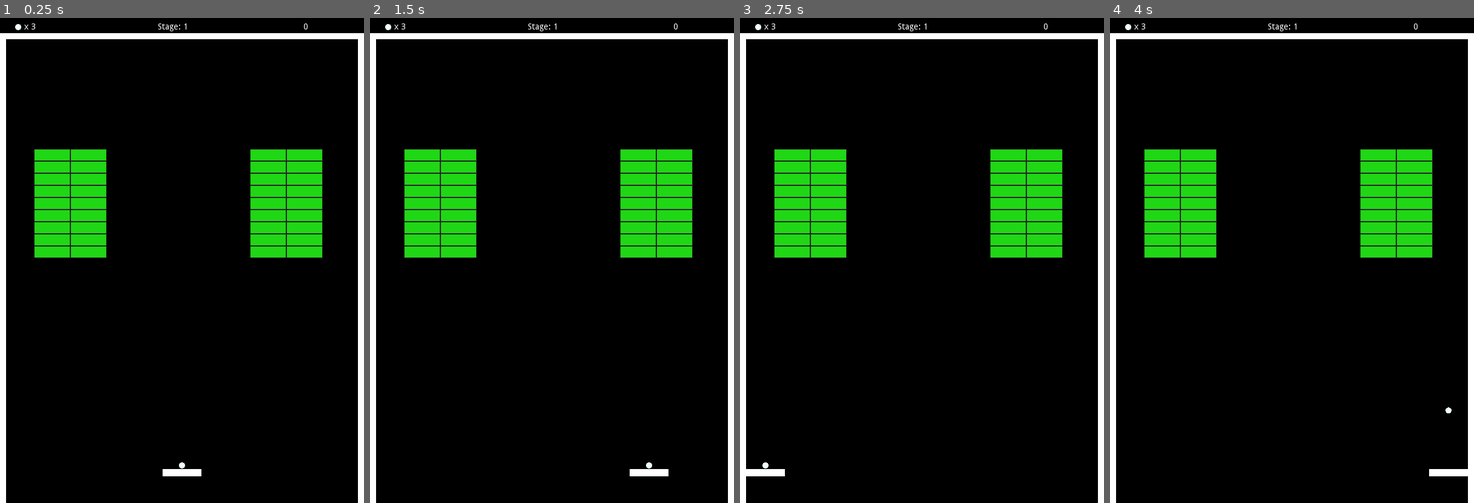
Above: before the commit, frames 1-4 (left to right).
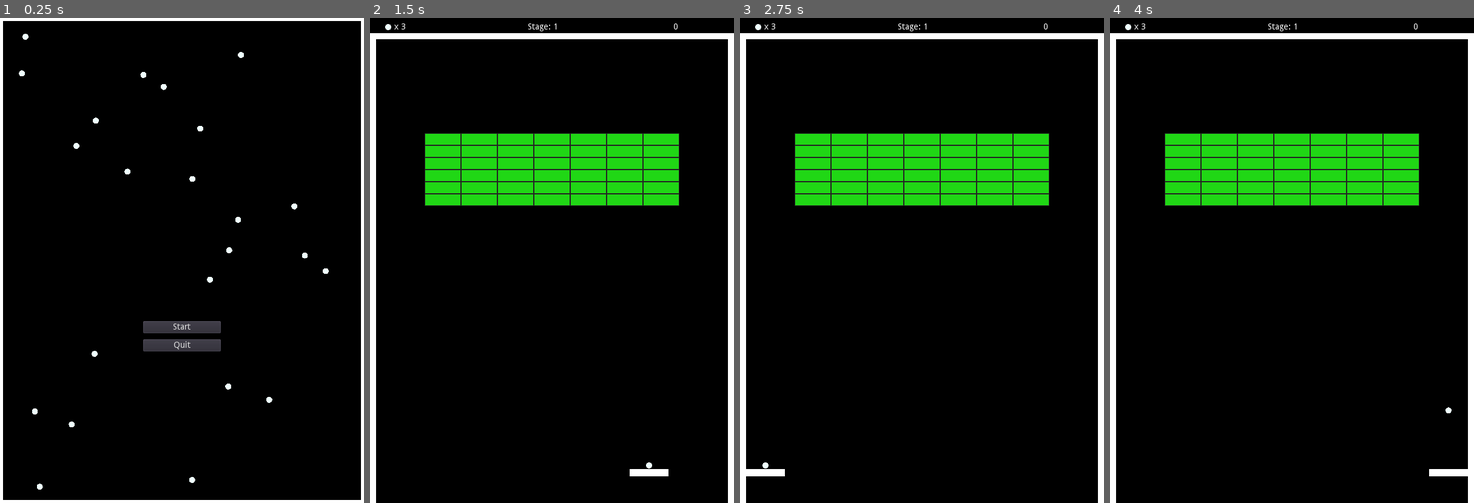
Above: after the commit, the same moments.

Repository: baihakikuncara/arkanoid
Game: Godot game, scene res://Scenes/Home.tscn
The game is run twice, just before and just after one commit, with the same random seed, the same clock (stepped at 60 frames per second) and the same inputs. Before the commit the project starts from res://Scenes/TestArea.tscn.
Inputs (mouse positions are in pixels of both pictures, inside the frame that each line leads up to):
- Up to frame 1 (0.25 s): no input
- Up to frame 2 (1.5 s): click (552, 328) at 0.5 s, where only the run after the commit has a clickable "Start"; tap Enter at 1.25 s; hold Right (ui_right) from 1.28 s (still down)
- Up to frame 3 (2.75 s): tap Space at 2 s; release Right (ui_right) at 2.03 s; hold Left (ui_left) from 2.03 s (still down)
- Up to frame 4 (4 s): release Left (ui_left) at 2.78 s; hold Right (ui_right) 2.78-3.53 s; hold Up (ui_up) from 3.53 s (still down)

The runs differ from the first frame. In frame 1, 15% of the frame differs, in the area x 0-100%, y 0-100%; in frame 2, 13%; in frame 3, 13%; in frame 4, 13%.

Commit message:
-add navigation from home screen

Diff:
--- a/Scenes/Home.gd
+++ b/Scenes/Home.gd
@@ -4,10 +4,18 @@
 
 func _ready():
 	var rng = RandomNumberGenerator.new()
-	for i in 64:
+	for i in 24:
 		var ball = Ball.instance()
 		ball.position.x = rng.randi_range(30,570)
 		ball.position.y = rng.randi_range(30,770)
 		ball.direction.x = rng.randf_range(-1, 1)
 		ball.direction.y = rng.randf_range(-1, 1)
 		add_child(ball)
+
+
+func _on_Quit_pressed():
+	get_tree().quit()
+
+
+func _on_Start_pressed():
+	get_tree().change_scene("res://Scenes/Stage.tscn")
--- a/Scenes/Home.tscn
+++ b/Scenes/Home.tscn
@@ -116,13 +116,22 @@
 [node name="DummyWall7" parent="Wall/Bottom" instance=ExtResource( 1 )]
 position = Vector2( 600, 0 )
 
-[node name="Control" type="Control" parent="."]
-margin_right = 40.0
-margin_bottom = 40.0
+[node name="Control" type="Node2D" parent="."]
+z_index = 1
 
-[node name="Button" type="Button" parent="Control"]
+[node name="Start" type="Button" parent="Control"]
 margin_left = 236.0
 margin_top = 500.0
 margin_right = 364.0
 margin_bottom = 520.0
 text = "Start"
+
+[node name="Quit" type="Button" parent="Control"]
+margin_left = 236.0
+margin_top = 530.0
+margin_right = 364.0
+margin_bottom = 520.0
+text = "Quit"
+
+[connection signal="pressed" from="Control/Start" to="." method="_on_Start_pressed"]
+[connection signal="pressed" from="Control/Quit" to="." method="_on_Quit_pressed"]
--- /dev/null
+++ b/Scenes/Stage.tscn
@@ -0,0 +1,10 @@
+[gd_scene load_steps=3 format=2]
+
+[ext_resource path="res://Scenes/Player.tscn" type="PackedScene" id=1]
+[ext_resource path="res://Scenes/Stages/Stage001.tscn" type="PackedScene" id=2]
+
+[node name="Stage" type="Node2D"]
+
+[node name="Player" parent="." instance=ExtResource( 1 )]
+
+[node name="Stage" parent="." instance=ExtResource( 2 )]
--- a/project.godot
+++ b/project.godot
@@ -11,7 +11,7 @@
 [application]
 
 config/name="arkanoid"
-run/main_scene="res://Scenes/TestArea.tscn"
+run/main_scene="res://Scenes/Home.tscn"
 config/icon="res://icon.png"
 
 [display]
@@ -19,6 +19,11 @@
 window/size/width=600
 window/size/height=800
 window/size/resizable=false
+
+[global]
+
+default=false
+scene=false
 
 [gui]
 
